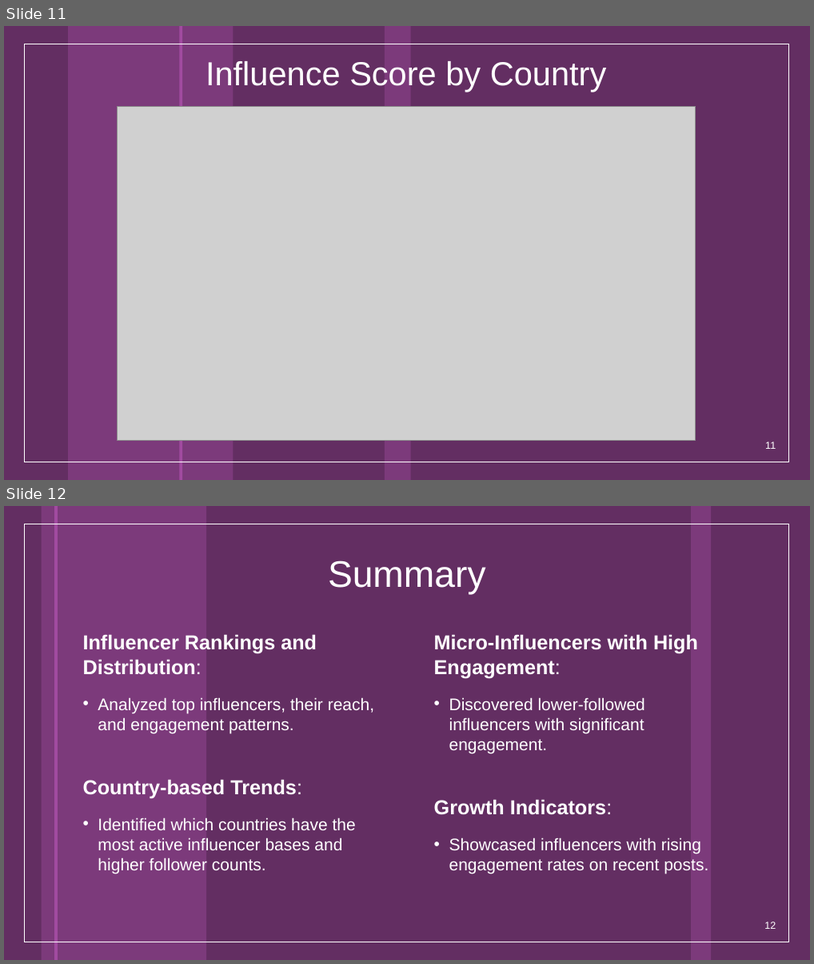
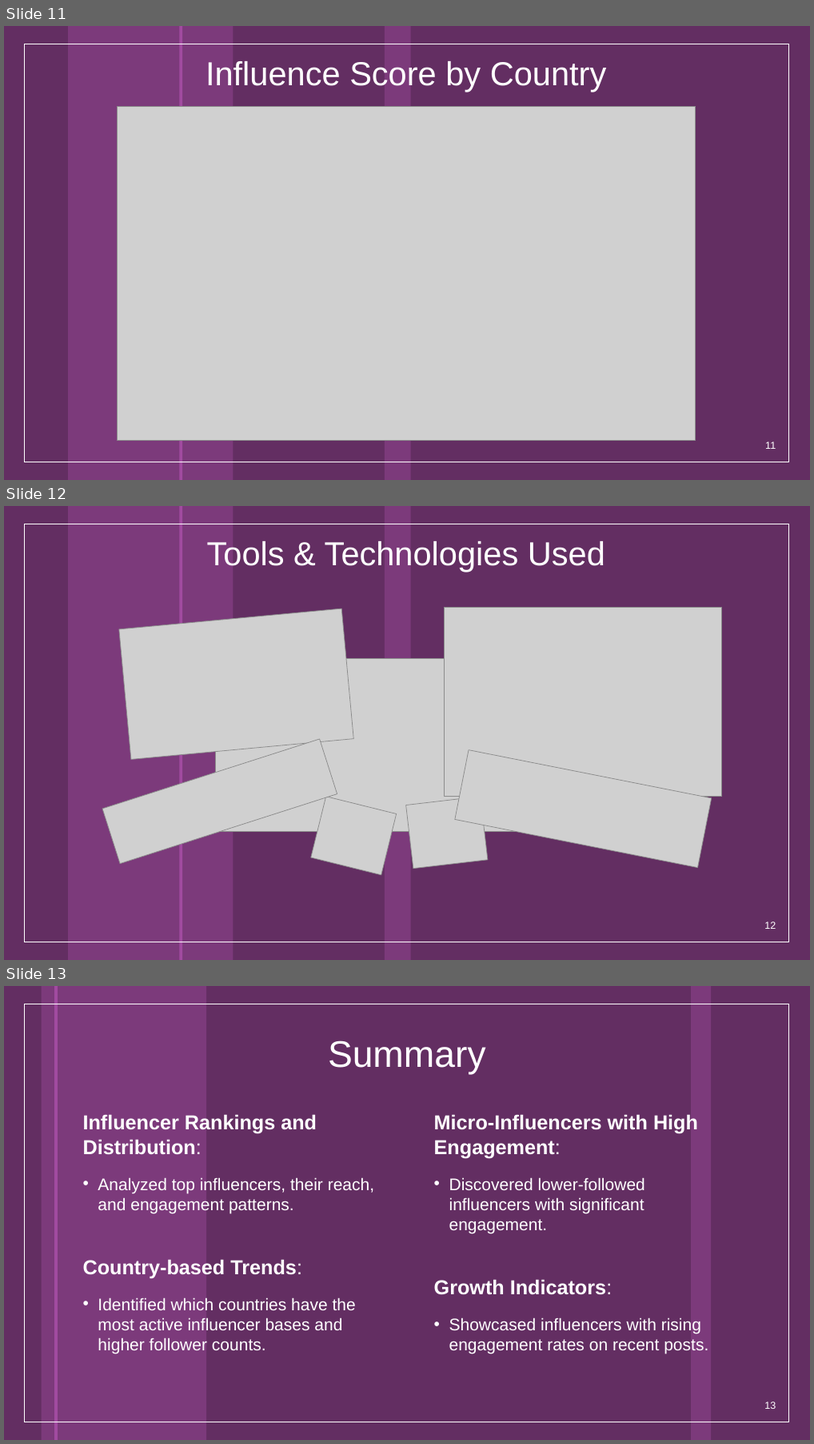
Before and after one commit to ivarunmalhotra/Top-Insta-Influencers-Analysis, a slide deck: TopInstagramAnalysis_ProjectReport.pptx. Shown one above the other, each under a label of ours: slides 11 and 12 before the commit, slides 11, 12 and 13 after it. The pictures are 814x964 and 814x1444 pixels, drawn with LibreOffice and Linux fonts; fonts in the diff are those of the drawing; grey boxes stand for pictures; background and template pictures are left out. Boxes give left, top, right and bottom in pixels: in the first picture for what was removed or moved away, otherwise in the second. Text is boxed around its words. In the diff, an @@ line names an element or a change of style, - is before the commit and + after.

```diff
--- a/TopInstagramAnalysis_ProjectReport.pptx
+++ b/TopInstagramAnalysis_ProjectReport.pptx
@@ slide 12 added at [4, 506, 810, 960], background #632E62; not listed: 4 template elements that a slide beside it also shows @@
@@ title added at [207, 541, 606, 572], 39.6 pt, text #FFFFFF @@
+Tools & Technologies Used
@@ picture added at [119, 608, 354, 760] @@
@@ picture added at [445, 608, 722, 796] @@
@@ picture added at [216, 658, 566, 831] @@
@@ picture added at [102, 739, 337, 863] @@
@@ picture added at [455, 750, 712, 868] @@
@@ picture added at [311, 796, 397, 875] @@
@@ picture added at [406, 796, 488, 868] @@
@@ page number added at [765, 921, 776, 928], 12 pt, text #FFFFFF @@
+12
@@ what was slide 12 is now slide 13 @@
@@ page number at [765, 1401, 776, 1408]: text changed @@
-12
+13
```
Also in this commit, not shown: 1 slide changed.
